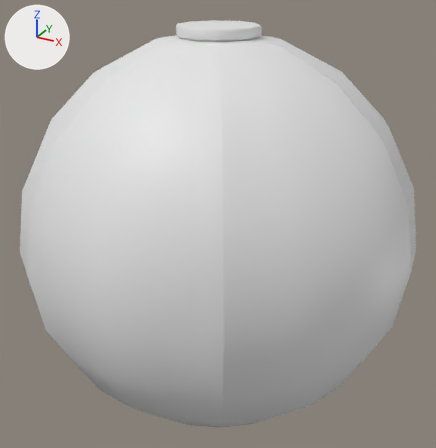
Two versions of the FBX model Content/TheFinalTake/Meshes/Studio/Warehouse/SM_Prop_BeachBall.fbx, one commit apart.
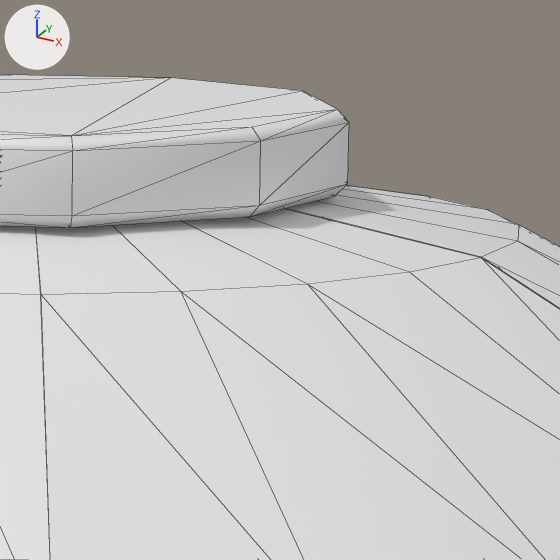
There are two pictures of each version: one whole from a 50 mm camera at (0.561, -1.021, 0.921) aimed at (-0.001, 0.002, 0.409), one close up on the part from 49% to 67% of the width and 2% to 19% of the height. Arrows for +X, +Y and +Z are at upper left; the lights stay in place. The first two pictures are the older version. The close-ups show mesh edges as thin lines. Where no turn or scale is listed for an object, it has been applied to the vertices.

Script lines for the objects in view, before the commit:
```python
me_sm_prop_beachball_001 = bpy.data.meshes.new('SM_Prop_BeachBall.001')
me_sm_prop_beachball_001.from_pydata(...)  # 370 vertices, 556 faces; spans x -0.4..0.4, y -0.4..0.4, z 0.0..0.81
me_sm_prop_beachball_001.materials.append(mat_m_ft_vertex)  # white #e7e7e7
ob_sm_prop_beachball = bpy.data.objects.new('SM_Prop_BeachBall', me_sm_prop_beachball_001)
ob_sm_prop_beachball.location = (0.0, 0.0, 0.0)
```
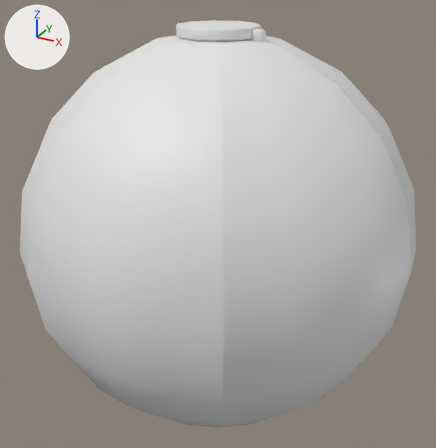
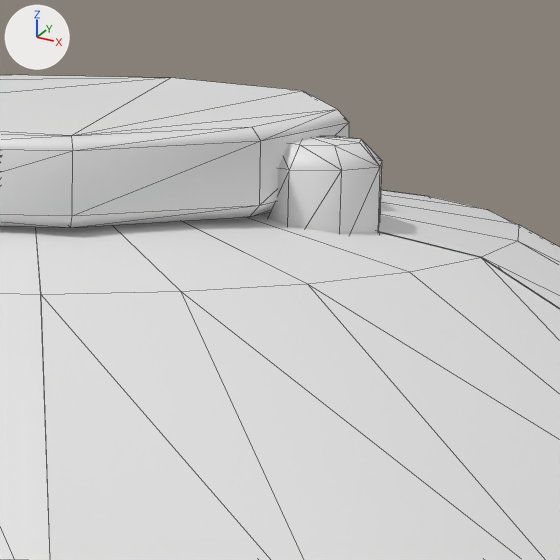
What changed in the scene script:
```text
Change me_sm_prop_beachball_001:
    used by ob_sm_prop_beachball; location = (0.0, 0.0, 0.0)
    remove me_sm_prop_beachball_001.from_pydata(...)  # 370 vertices, 556 faces; spans x -0.4..0.4, y -0.4..0.4, z 0.0..0.81
    add me_sm_prop_beachball_001.from_pydata(...)  # 442 vertices, 692 faces; spans x -0.4..0.4, y -0.4..0.4, z -0.002..0.81
    me_sm_prop_beachball_001 part 1: a new loose piece of 32 vertices spanning x 0.064..0.096, y -0.016..0.016, z 0.775..0.805, in mat_m_ft_vertex (white #e7e7e7)
    other edits to the shape of me_sm_prop_beachball_001 do not show in these pictures
```

Pixel boxes (x1, y1, x2, y2) of what changed, in the close-ups (560 x 560 px):
part 1 of me_sm_prop_beachball_001, added
    after: (260, 136, 382, 234)
